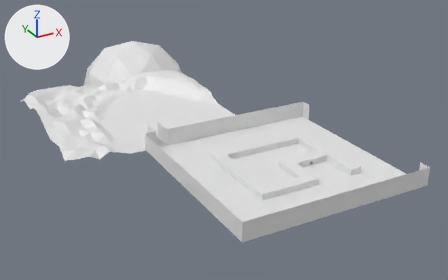
An edit to the OBJ model src/Resources/Models/manorgardens.obj, drawn before and after from the same camera.
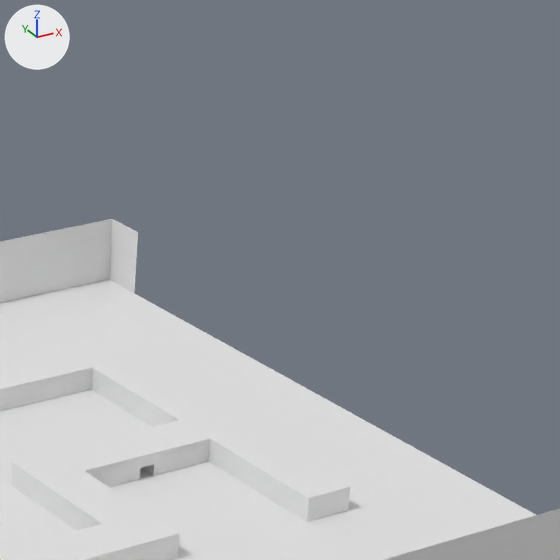
Each version appears first whole from a 50 mm lens placed at (-34.2, -89.4, 43.4), pointed at (20.6, 10.3, -6.4), and next in a close-up on the part from 62% to 92% of the width and 17% to 66% of the height. The lights are fixed; the arrows at upper left show +X, +Y and +Z. Where no turn or scale is listed for an object, it has been applied to the vertices.
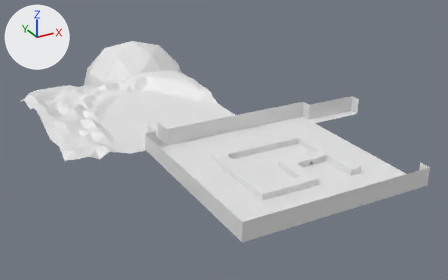
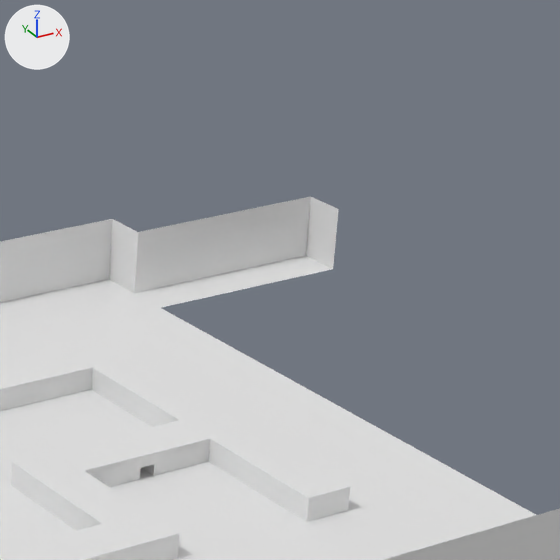
Where the change shows, as pixel boxes (x1, y1, x2, y2) in the close-ups (560 x 560 px):
'Plane.015', reshaped: before (0, 280, 536, 560); after (0, 256, 536, 560)
'Plane.001', reshaped: before (0, 219, 560, 560); after (0, 196, 560, 560)
part 1 of me_plane_001, added: after (134, 196, 339, 293)
part 2 of me_plane_015, added: after (135, 256, 332, 308)

Edits to the bpy script that builds the scene:
```text
Change me_plane_001:
    used by ob_plane_001; location = (0.0, 0.0, 0.0)
    remove me_plane_001.from_pydata(...)  # 102 vertices, 98 faces; spans x 0.0..32.0, y -32.0..0.0, z 0.0..3.0
    add me_plane_001.from_pydata(...)  # 114 vertices, 110 faces; spans x 0.0..42.0, y -32.0..0.0, z 0.0..3.0
    me_plane_001 part 1
    6 vertices are added at (34.0, -2.0, 0.0), (36.0, -2.0, 0.0), (38.0, -2.0, 0.0), (40.0, -2.0, 0.0), (42.0, -2.0, 0.0), (42.0, -4.0, 0.0)
    6 new vertices lie (0.0, 0.0, 3.0) away from vertices in x 34.0..42.0, y -4.0..-2.0, z 0.0
    12 new faces join them
Change me_plane_015:
    used by ob_plane_015; location = (0.0, 0.0, 0.0)
    remove me_plane_015.from_pydata(...)  # 471 vertices, 876 faces; spans x 0.0..32.0, y -32.0..0.0, z 0.0..1.0
    add me_plane_015.from_pydata(...)  # 481 vertices, 886 faces; spans x 0.0..42.0, y -32.0..0.0, z 0.0..1.0
    me_plane_015 part 2
    5 vertices are added at (34.0, -4.0, 0.0), (36.0, -4.0, 0.0), (38.0, -4.0, 0.0), (40.0, -4.0, 0.0), (42.0, -4.0, 0.0)
    5 new vertices lie (0.0, 2.0, 0.0) away from vertices in x 34.0..42.0, y -4.0, z 0.0
    10 new faces join them
```
